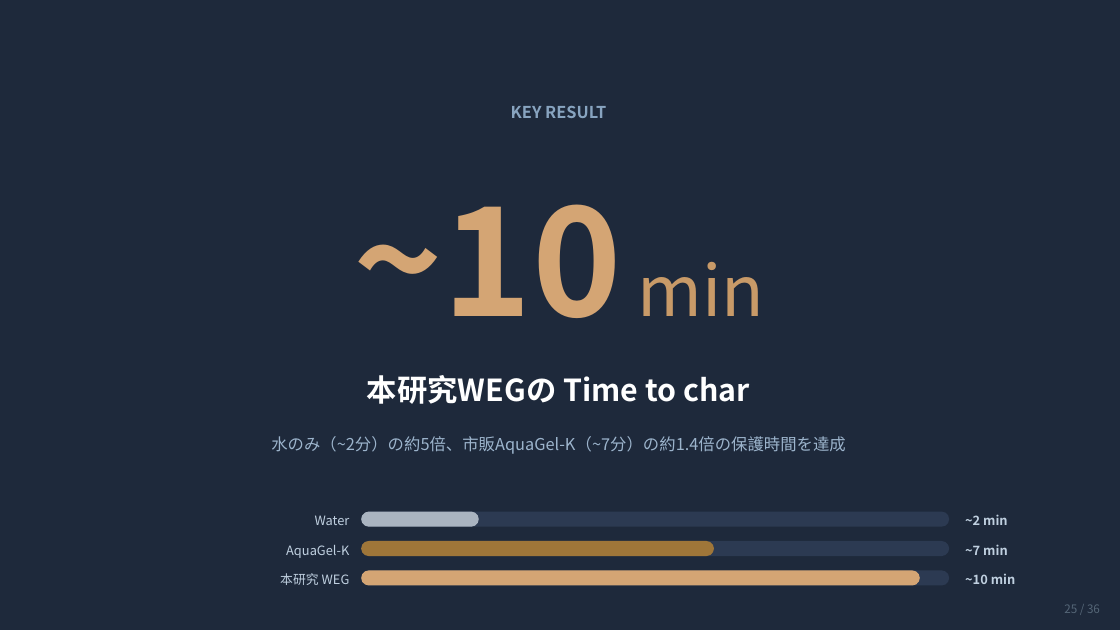
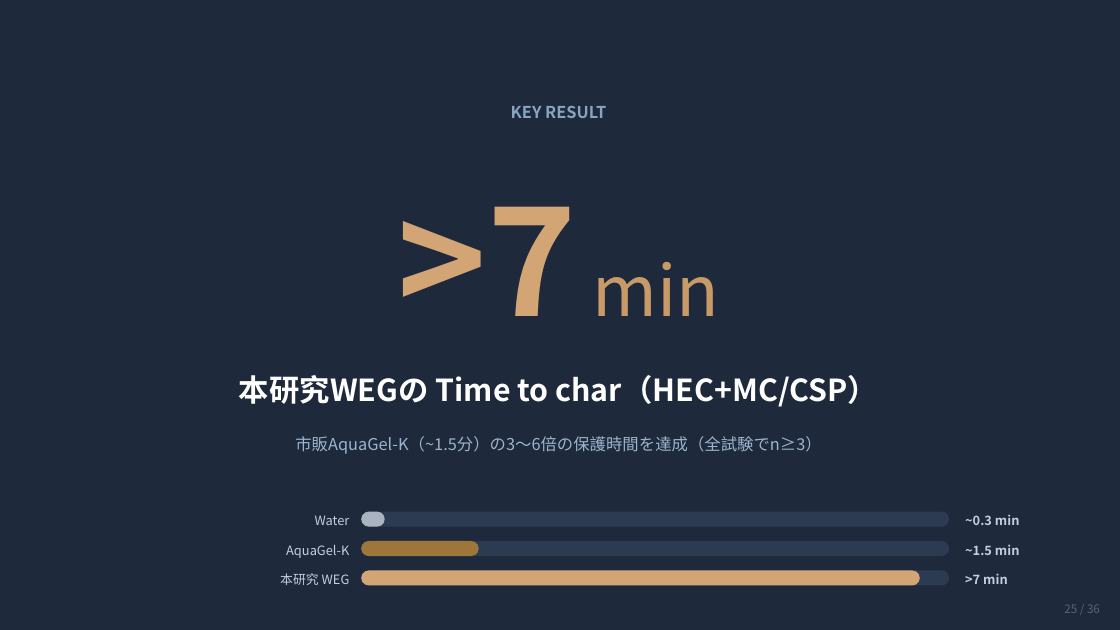
Before and after one commit to ytaisei0525-design/my-first-claude, a slide deck: slide 25 of slides.pptx. Drawn at 1120x630 pixels with LibreOffice and Linux fonts; fonts in the diff are those of the drawing. Boxes give left, top, right and bottom in pixels: in the first picture for what was removed or moved away, otherwise in the second. Text is boxed around its words. In the diff, an @@ line names an element or a change of style, - is before the commit and + after.

```diff
--- a/slides.pptx
+++ b/slides.pptx
@@ text at [398,206,720,316]: text changed; size 130 to 60 pt; text colour #D4A574 to #C89A68; bold off @@
-~10 min
+>7 min
@@ text at [239,375,879,407]: text changed @@
-本研究WEGの Time to char
+本研究WEGの Time to char（HEC+MC/CSP）
@@ text at [295,436,821,454]: text changed @@
-水のみ（~2分）の約5倍、市販AquaGel-K（~7分）の約1.4倍の保護時間を達成
+市販AquaGel-K（~1.5分）の3〜6倍の保護時間を達成（全試験でn≥3）
@@ rounded rectangle: place and size @@
-rounded rectangle at [361,512,479,527]
+rounded rectangle at [361,512,385,527]
@@ text at [965,514,1020,525]: text changed @@
-~2 min
+~0.3 min
@@ rounded rectangle: place and size @@
-rounded rectangle at [361,541,714,556]
+rounded rectangle at [361,541,479,556]
@@ text at [965,544,1020,555]: text changed @@
-~7 min
+~1.5 min
@@ text at [965,573,1008,584]: text changed @@
-~10 min
+>7 min
```
Also in this commit, not shown: 15 other slides changed, 1 slide added, 1 slide removed, 1 other file.
